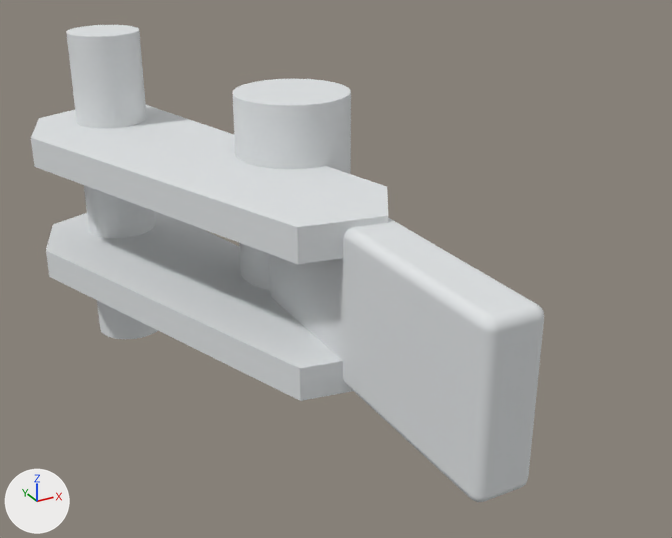
What one commit did to the OBJ model onrobot-rg2/meshes/rg2_v2_gripper_finger_1_finger_tip.obj.
One viewpoint serves both versions: a 50 mm camera at (-0.0309, -0.0632, 0.0271) aimed at (-0.0003, -0.0075, -0.0008). Lighting does not change. The marker at lower left points along +X, +Y and +Z. The picture after the commit comes second. Where no turn or scale is listed for an object, it has been applied to the vertices.

The first picture shows 'carrier_lower_axle', 'carrier_pin', 'carrier_web_-1', 'carrier_web_1', 'fingertip_adapter'.
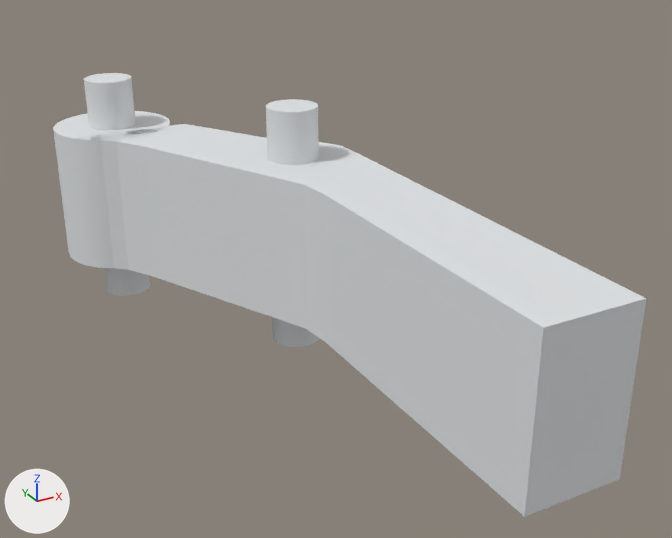
The edits, one by one:
me_carrier_lower_axle is used by ob_carrier_lower_axle; location (0.0, 0.0, 0.0).
me_carrier_lower_axle had 82 vertices, 160 faces and spanned x -0.0125..-0.0065, y 0.0135..0.0195, z -0.0139..0.0139.
me_carrier_lower_axle now has 82 vertices, 160 faces and spans x -0.0115..-0.0075, y 0.0145..0.0185, z -0.0099..0.0099.
me_carrier_lower_axle part 1: the whole mesh is scaled about its middle by (0.667, 0.667, 0.712).
me_carrier_pin is used by ob_carrier_pin; location (0.0, 0.0, 0.0).
me_carrier_pin had 52 vertices, 96 faces and spanned x -0.0045..0.0045, y -0.0045..0.0045, z -0.011..0.011.
me_carrier_pin now has 84 vertices, 160 faces and spans x -0.002..0.002, y -0.002..0.002, z -0.0099..0.0099.
me_carrier_pin part 2: the whole mesh is rebuilt.
Mesh me_finger_carrier is new.
It has 38 vertices, 72 faces and spans x -0.0136..0.005, y -0.032..0.0137, z -0.0058..0.0058.
It uses material mat_anodized_silver (white #e0e4e5).
Mesh me_carrier_web_eye is new.
It is a 40-sided cylinder along z spanning x -0.0145..-0.0045, y 0.0115..0.0215, z -0.0058..0.0058.
It uses material mat_anodized_silver (white #e0e4e5).
Object 'carrier_web_-1' (ob_carrier_web__1) is deleted.
Object 'carrier_web_1' (ob_carrier_web_1) is deleted.
Object 'fingertip_adapter' (ob_fingertip_adapter) is deleted.
Object 'finger_carrier' (ob_finger_carrier) is new; it shows me_finger_carrier.
Its location is (0.0, 0.0, 0.0).
Object 'carrier_web_eye' (ob_carrier_web_eye) is new; it shows me_carrier_web_eye.
Its location is (0.0, 0.0, 0.0).

Where the change shows, as pixel boxes (x1, y1, x2, y2) in the pictures (672 x 538 px):
'finger_carrier', added
    after: (74, 124, 646, 517)
'fingertip_adapter', deleted
    before: (269, 218, 544, 502)
'carrier_web_1', deleted
    before: (31, 105, 388, 264)
'carrier_web_-1', deleted
    before: (46, 211, 353, 401)
'carrier_lower_axle', rescaled (28% narrower, 29% shorter)
    before: (66, 25, 158, 339)
    after: (84, 73, 150, 296)
'carrier_pin', reshaped
    before: (233, 79, 351, 290)
    after: (266, 99, 319, 347)
'carrier_web_eye', added
    after: (53, 111, 170, 268)
